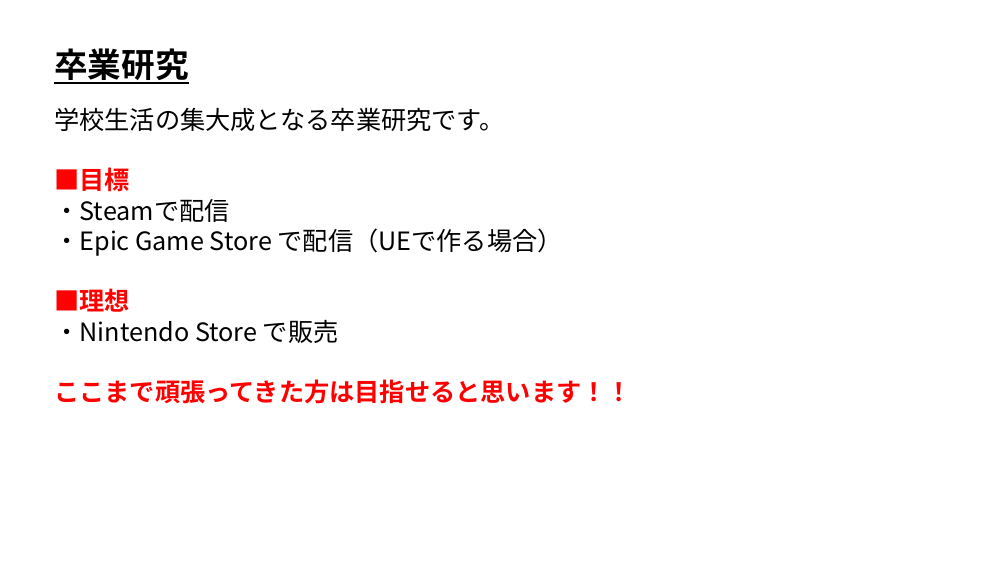
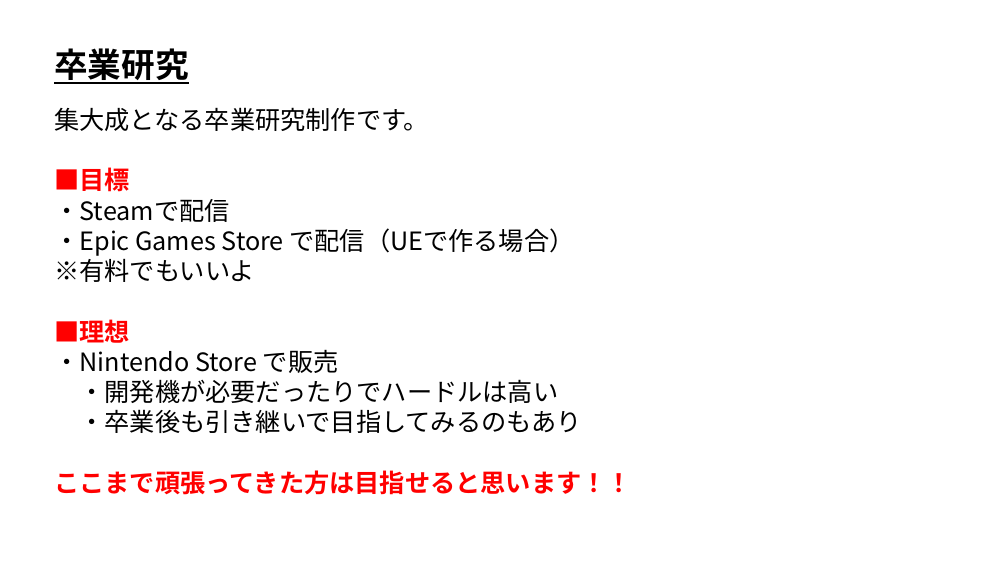
Before and after one commit to ArakiYusuke-Ohara/Textbook, a slide deck: slide 1 of ゲーム科3年/00_前期/プロジェクトワーク/00_卒業研究.pptx. Drawn at 1008x567 pixels with LibreOffice and Linux fonts; fonts in the diff are those of the drawing. Boxes give left, top, right and bottom in pixels: in the first picture for what was removed or moved away, otherwise in the second. Text is boxed around its words. In the diff, an @@ line names an element or a change of style, - is before the commit and + after.

```diff
--- a/ゲーム科3年/00_前期/プロジェクトワーク/00_卒業研究.pptx
+++ b/ゲーム科3年/00_前期/プロジェクトワーク/00_卒業研究.pptx
@@ text at (54,107,429,131): text changed @@
-学校生活の集大成となる卒業研究です。
+集大成となる卒業研究制作です。
@@ text at (54,228,575,282): text changed @@
-・Epic Game Store で配信（UEで作る場合）
+・Epic Games Store で配信（UEで作る場合）
+※有料でもいいよ
@@ text at (80,379,583,433): paragraphs added @@
+・開発機が必要だったりでハードルは高い
+・卒業後も引き継いで目指してみるのもあり
```
Also in this commit, not shown: 1 other slide changed, 3 slides added.
